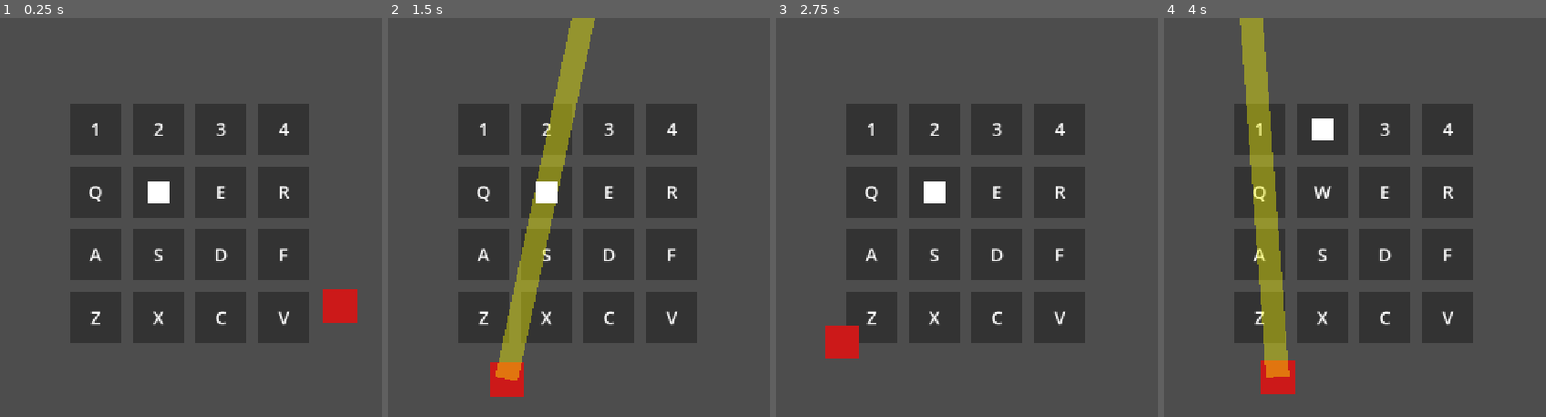
Above: before the commit, frames 1-4 (left to right).
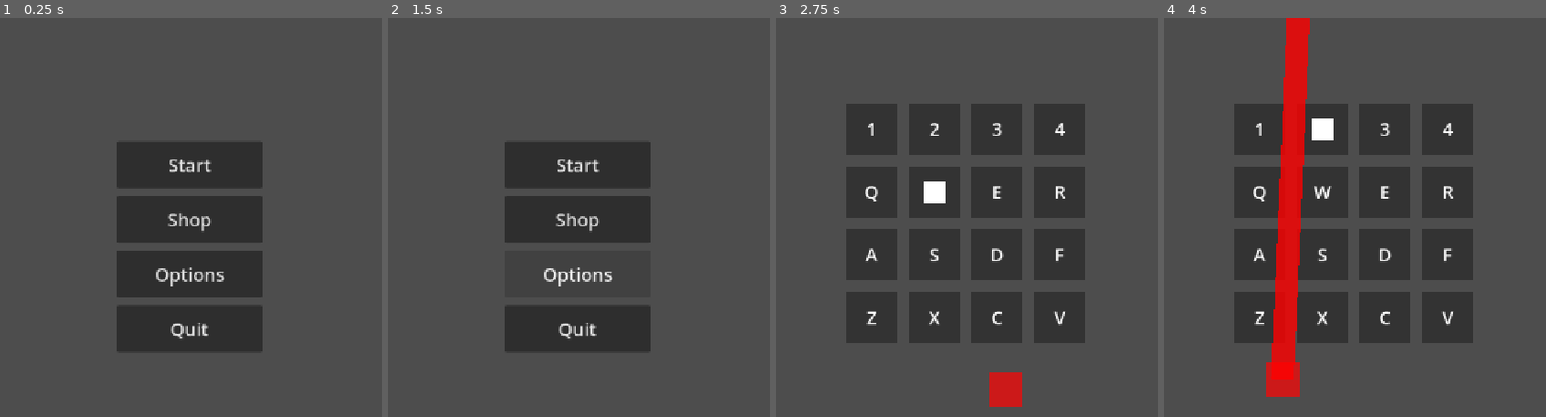
Above: after the commit, the same moments.

Repository: jcote04/CS780Game
Game: Godot game, scene res://scenes/main/main_menu.tscn
Two runs of this game, one before a commit and one after it. Both use one fixed random seed, a clock stepped at 60 frames per second and the inputs below. Before the commit the project starts from res://scenes/main/main.tscn.
Inputs (mouse positions are in pixels of both pictures, inside the frame that each line leads up to):
- Up to frame 1 (0.25 s): no input
- Up to frame 2 (1.5 s): click (579, 217) at 0.5 s, where only the run after the commit has a clickable "Shop"; click (579, 273) at 1.25 s, where only the run after the commit has a clickable "Options"
- Up to frame 3 (2.75 s): click (967, 165) at 2 s, where only the run after the commit has a clickable "Start"
- Up to frame 4 (4 s): tap Enter at 2.75 s; hold D 2.78-3.53 s; tap 1 at 2.85 s; hold S from 3.53 s (still down); tap 2 at 3.6 s

The runs differ from the first frame. In frame 1, 25% of the frame differs, in the area x 18-94%, y 21-84%; in frame 2, 27%, in the area x 18-81%, y 0-95%; in frame 3, 1.5%; in frame 4, 10%.

Commit message:
Add basic main menu

Diff:
--- a/project.godot
+++ b/project.godot
@@ -11,7 +11,7 @@
 [application]
 
 config/name="CS780Game"
-run/main_scene="uid://b7p8b7jhc5vls"
+run/main_scene="uid://cmhugeq74naru"
 config/features=PackedStringArray("4.6", "Forward Plus")
 config/icon="res://icon.svg"
 
--- /dev/null
+++ b/scenes/main/main_menu.tscn
@@ -0,0 +1,54 @@
+[gd_scene format=3 uid="uid://cmhugeq74naru"]
+
+[ext_resource type="Script" uid="uid://cmcrjye3osxhp" path="res://scripts/managers/main_menu.gd" id="1_sd5it"]
+
+[node name="Main Menu" type="Node2D" unique_id=395388207]
+script = ExtResource("1_sd5it")
+
+[node name="Button_manager" type="Control" parent="." unique_id=415719536]
+layout_mode = 3
+anchors_preset = 0
+offset_right = 40.0
+offset_bottom = 40.0
+
+[node name="Start" type="Button" parent="Button_manager" unique_id=727541040]
+layout_mode = 0
+offset_left = 512.0
+offset_top = 216.0
+offset_right = 768.0
+offset_bottom = 298.0
+theme_override_font_sizes/font_size = 32
+text = "Start
+"
+
+[node name="Shop" type="Button" parent="Button_manager" unique_id=827162498]
+layout_mode = 0
+offset_left = 512.0
+offset_top = 312.0
+offset_right = 768.0
+offset_bottom = 394.0
+theme_override_font_sizes/font_size = 32
+text = "Shop"
+
+[node name="Options" type="Button" parent="Button_manager" unique_id=1579786349]
+layout_mode = 0
+offset_left = 512.0
+offset_top = 408.0
+offset_right = 768.0
+offset_bottom = 490.0
+theme_override_font_sizes/font_size = 32
+text = "Options"
+
+[node name="Quit" type="Button" parent="Button_manager" unique_id=1100778491]
+layout_mode = 0
+offset_left = 512.0
+offset_top = 504.0
+offset_right = 768.0
+offset_bottom = 586.0
+theme_override_font_sizes/font_size = 32
+text = "Quit"
+
+[connection signal="pressed" from="Button_manager/Start" to="." method="_on_start_pressed"]
+[connection signal="pressed" from="Button_manager/Shop" to="." method="_on_shop_pressed"]
+[connection signal="pressed" from="Button_manager/Options" to="." method="_on_options_pressed"]
+[connection signal="pressed" from="Button_manager/Quit" to="." method="_on_quit_pressed"]
--- /dev/null
+++ b/scripts/managers/main_menu.gd
@@ -0,0 +1,17 @@
+extends Node2D
+
+
+func _on_start_pressed() -> void:
+	get_tree().change_scene_to_file("res://scenes/main/main.tscn")
+
+
+func _on_shop_pressed() -> void:
+	pass # Replace with function body.
+
+
+func _on_options_pressed() -> void:
+	pass # Replace with function body.
+
+
+func _on_quit_pressed() -> void:
+	get_tree().quit()
Not shown, added: scripts/managers/main_menu.gd.uid
